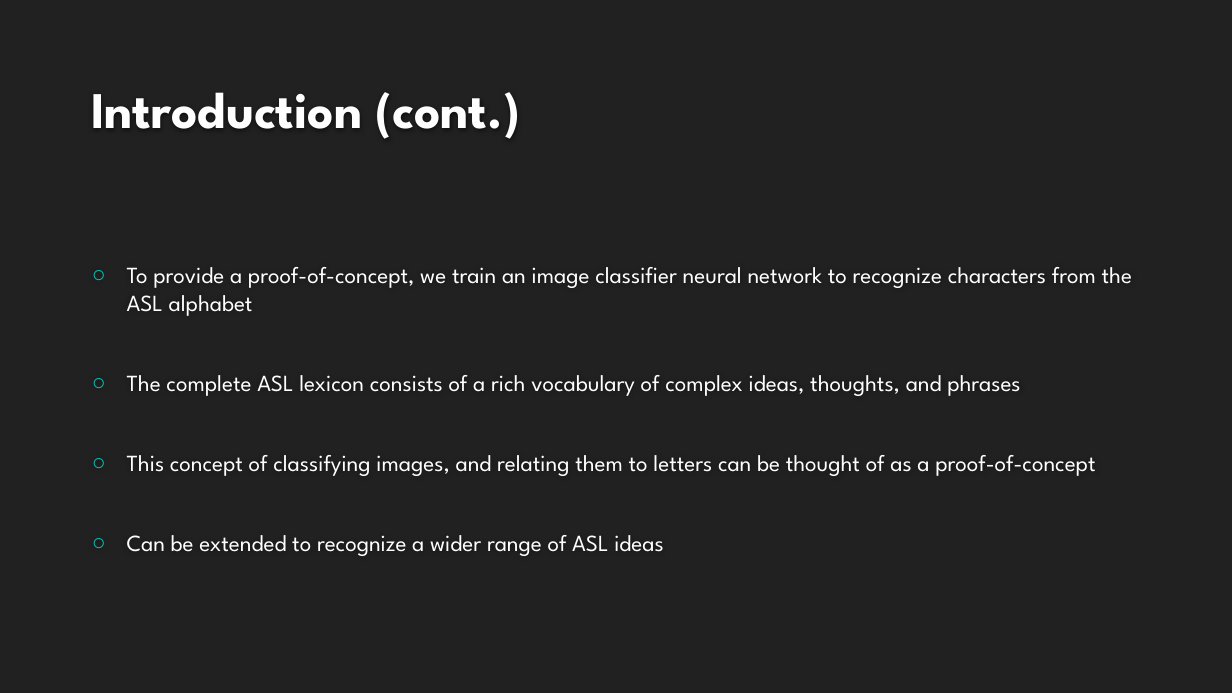
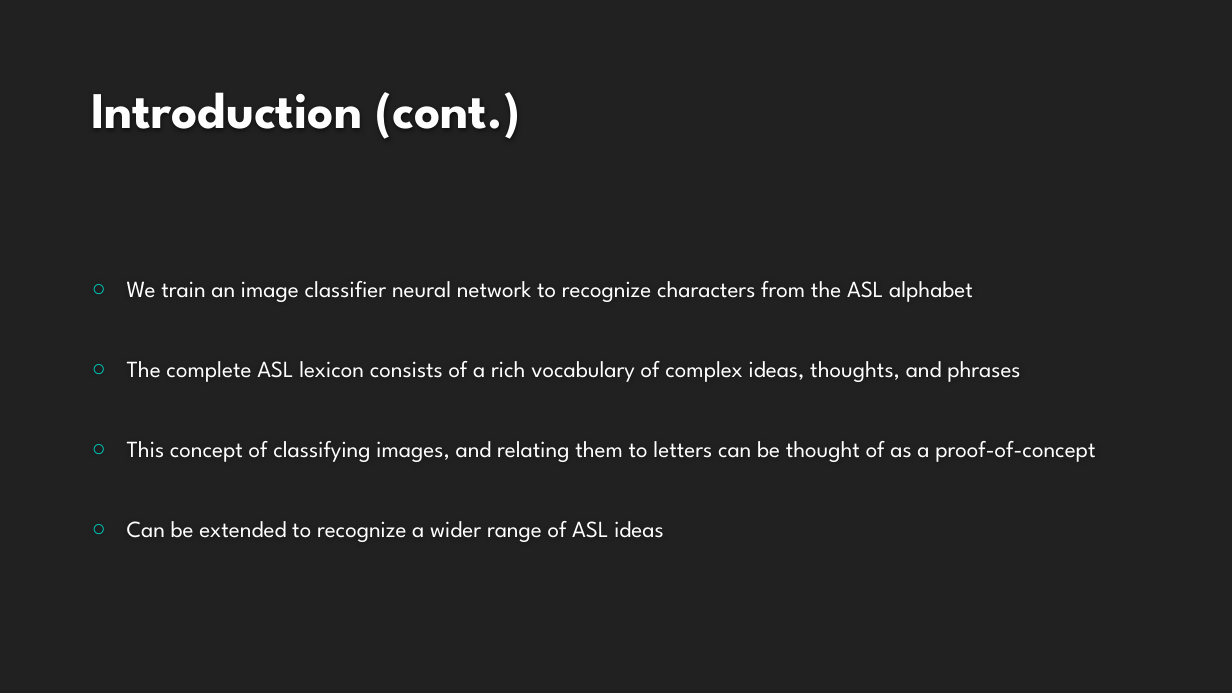
Before and after one commit to landonbuell/Buell-Masters-Project, a slide deck: slide 4 of milestones/BUELL_ENGR6970_Milestone04.pptx. Drawn at 1232x693 pixels with LibreOffice and Linux fonts; fonts in the diff are those of the drawing; background and template pictures are left out. Boxes give left, top, right and bottom in pixels: in the first picture for what was removed or moved away, otherwise in the second. Text is boxed around its words. In the diff, an @@ line names an element or a change of style, - is before the commit and + after.

```diff
--- a/milestones/BUELL_ENGR6970_Milestone04.pptx
+++ b/milestones/BUELL_ENGR6970_Milestone04.pptx
@@ text at (127, 281, 973, 302): text changed @@
-○ To provide a proof-of-concept, we train an image classifier neural network to recognize characters from the ASL alphabet
+○ We train an image classifier neural network to recognize characters from the ASL alphabet
```
Also in this commit, not shown: 1 other slide changed, 4 slides added, 1 slide removed.
